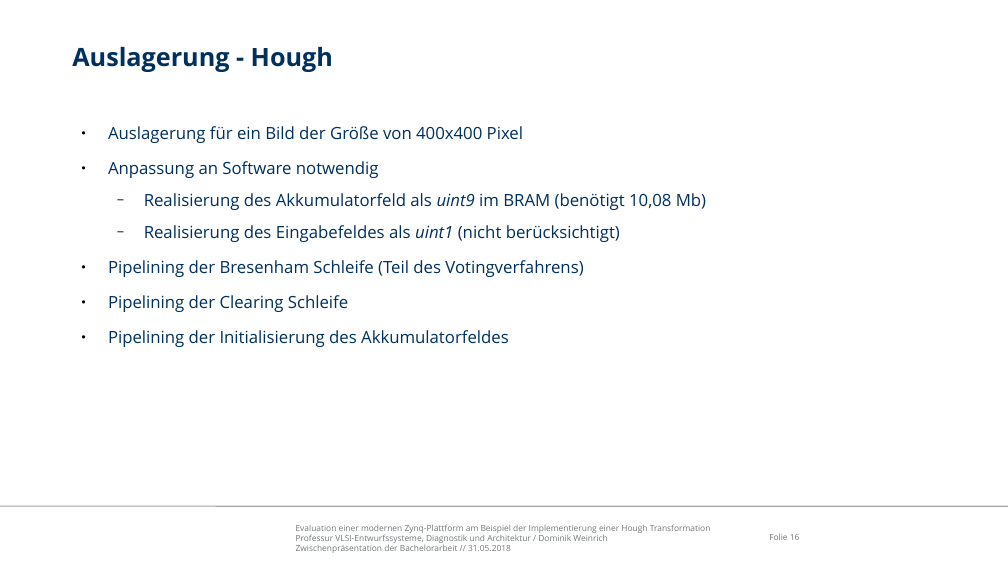
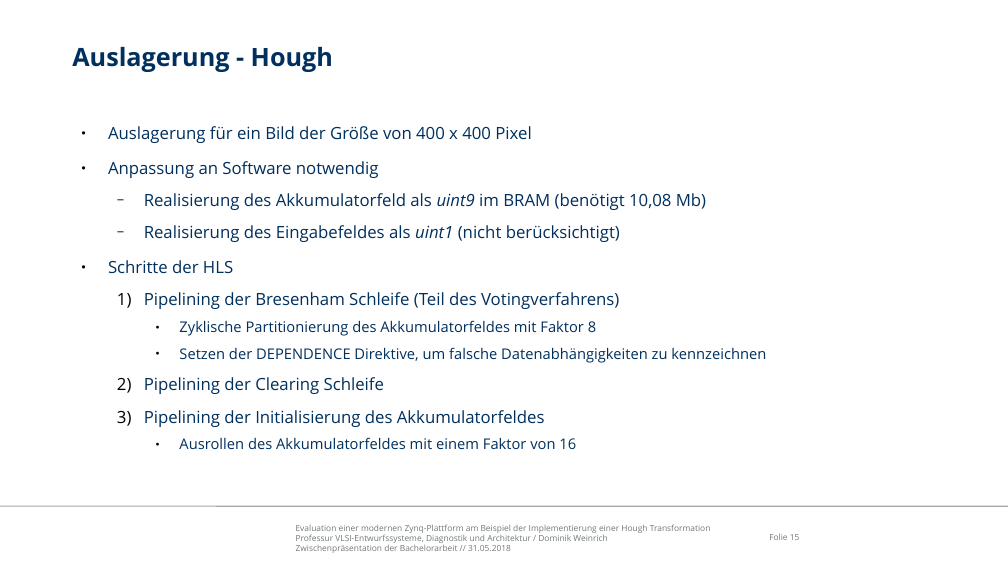
Before and after one commit to freeDom-/hough, a slide deck: slide 15 of Verteidigung/Verteidigung.odp (slide 16 before the commit). Drawn at 1008x567 pixels with LibreOffice and Linux fonts; fonts in the diff are those of the drawing; background and template pictures are left out. Boxes give left, top, right and bottom in pixels: in the first picture for what was removed or moved away, otherwise in the second. Text is boxed around its words. In the diff, an @@ line names an element or a change of style, - is before the commit and + after.

```diff
--- a/Verteidigung/Verteidigung.odp
+++ b/Verteidigung/Verteidigung.odp
@@ text at bbox=[108, 126, 531, 143]: spaces changed @@
-● Auslagerung für ein Bild der Größe von 400x400 Pixel
+● Auslagerung für ein Bild der Größe von 400 x 400 Pixel
@@ text at bbox=[108, 260, 233, 273]: paragraph added @@
+● Schritte der HLS
@@ text at bbox=[144, 292, 619, 427]: alignment justified to left; bullet ● to 1); list level 1 to 2 in "Pipelining der Bresenham Schleife (Teil ..."; list level 1 to 2 in "Pipelining der Clearing Schleife"; list level 1 to 2 in "Pipelining der Initialisierung des Akkumulatorfeldes" @@
@@ text at bbox=[179, 320, 766, 363]: paragraphs added @@
+    ● Zyklische Partitionierung des Akkumulatorfeldes mit Faktor 8
+    ● Setzen der DEPENDENCE Direktive, um falsche Datenabhängigkeiten zu kennzeichnen
@@ text at bbox=[179, 437, 576, 449]: paragraph added @@
+    ● Ausrollen des Akkumulatorfeldes mit einem Faktor von 16
```
Also in this commit, not shown: 7 other slides changed, 3 slides added, 2 slides removed, 2 other files.
